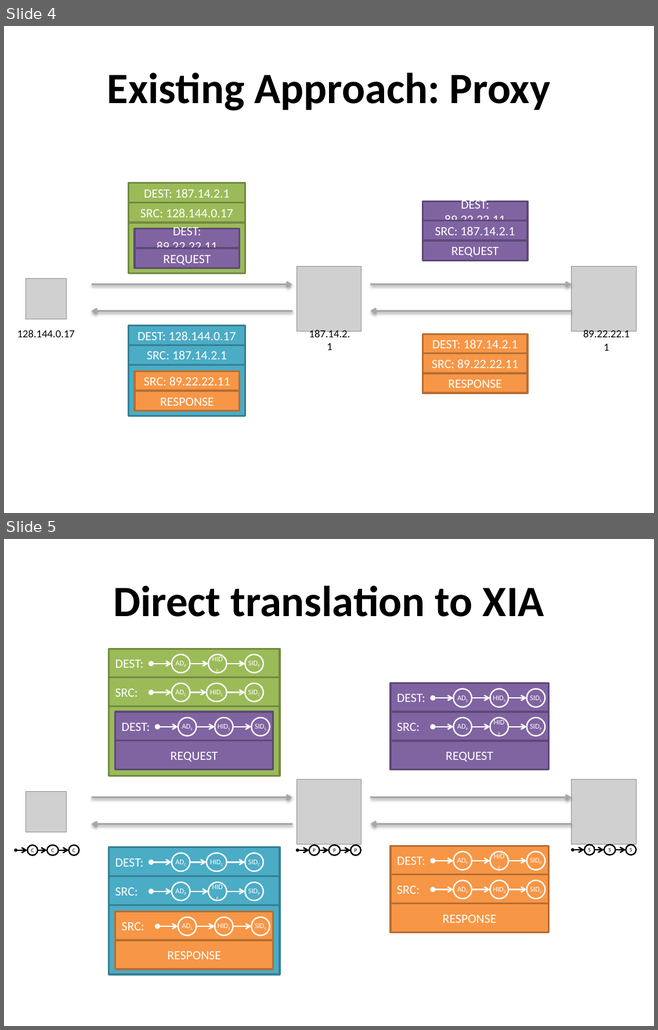
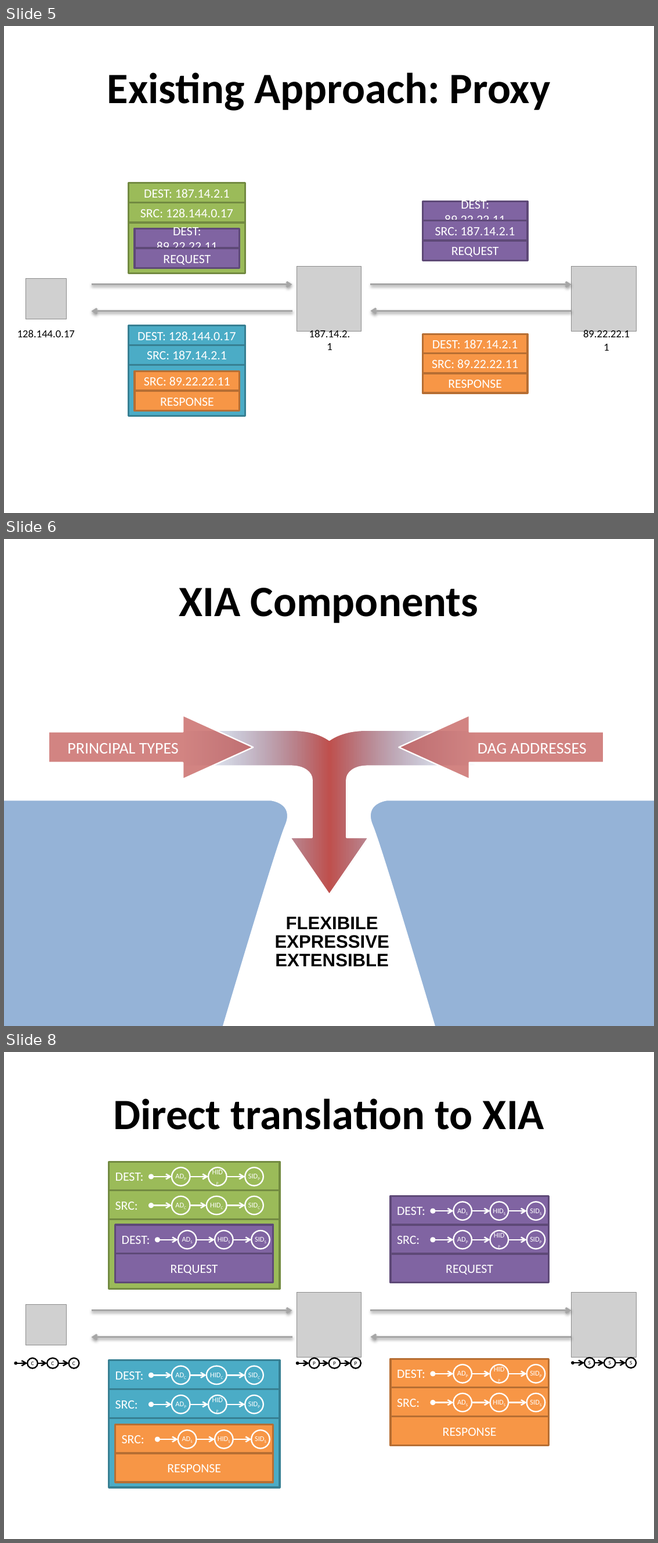
Before and after one commit to nfeltman/XIAnon, a slide deck: Presentation/Anonymity In XIA.pptx. Shown one above the other, each under a label of ours: slides 4 and 5 before the commit, slides 5, 6 and 8 after it; the slides between them are not shown. The pictures are 658x1030 and 658x1543 pixels, drawn with LibreOffice and Linux fonts; fonts in the diff are those of the drawing; grey boxes stand for pictures. Boxes give left, top, right and bottom in pixels: in the first picture for what was removed or moved away, otherwise in the second. Text is boxed around its words. In the diff, an @@ line names an element or a change of style, - is before the commit and + after.

```diff
--- a/Presentation/Anonymity In XIA.pptx
+++ b/Presentation/Anonymity In XIA.pptx
@@ slide 6 added at [4,539,654,1026], background #FFFFFF @@
@@ title added at [179,588,478,623], 48 pt, text #000000, bold @@
+XIA Components
@@ freeform shape added at [48,716,253,779], fill #C0504D at 70% opacity, outline #FFFFFF 1.5 pt @@
@@ freeform shape added at [183,730,475,895], fill gradient #4F81BD to #C0504D, outline #FFFFFF 1.5 pt @@
@@ freeform shape added at [398,716,603,779], fill #C0504D at 70% opacity, outline #FFFFFF 1.5 pt @@
@@ text added at [67,743,179,754], 18 pt, text #FFFFFF @@
+PRINCIPAL TYPES
@@ text added at [477,743,586,754], 18 pt, text #FFFFFF @@
+DAG ADDRESSES
@@ freeform shape added at [4,800,295,1026], fill #4F81BD at 60% opacity, outline #FFFFFF 1.5 pt @@
@@ freeform shape added at [362,800,654,1026], fill #4F81BD at 60% opacity, outline #FFFFFF 1.5 pt @@
@@ text added at [275,917,389,967], 20 pt, text #000000, bold @@
+FLEXIBILE
+EXPRESSIVE
+EXTENSIBLE
@@ what was slide 4 is now slide 5 @@
@@ what was slide 5 is now slide 8 @@
```
Also in this commit, not shown: 5 slides changed, 4 other slides added, 2 slides removed.
